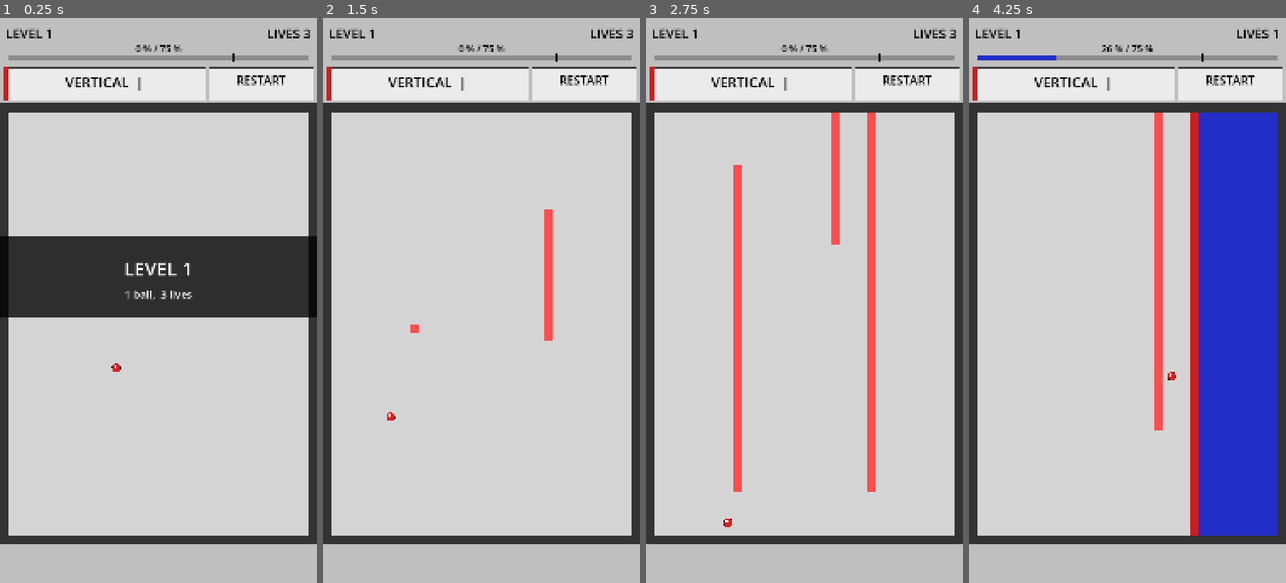
Above: before the commit, frames 1-4 (left to right).
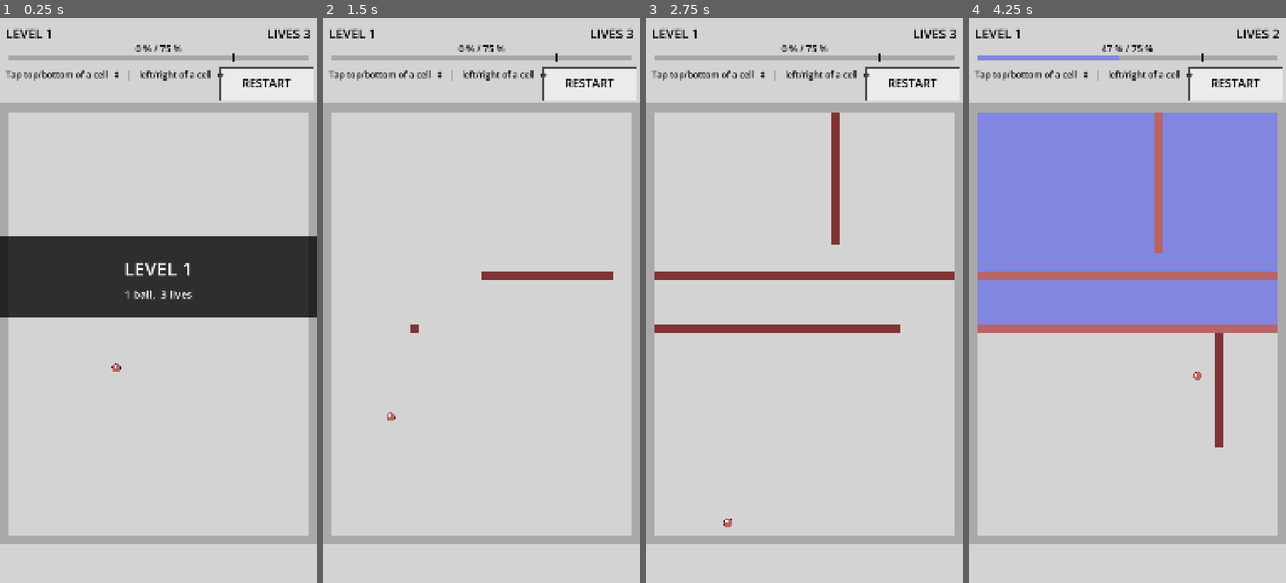
Above: after the commit, the same moments.

Repository: Matswm86/jezzball
Game: Godot game, scene res://scenes/Game.tscn
Same seed, same stepped clock (60 frames per second), same inputs: the game is played once before the commit and once after it.
Inputs (mouse positions are in pixels of both pictures, inside the frame that each line leads up to):
- Up to frame 1 (0.25 s): no input
- Up to frame 2 (1.5 s): tap Enter at 0.5 s; move the mouse to (551, 272) at 0.52 s; click (551, 272) at 0.67 s; move the mouse to (418, 328) at 1.27 s; click (418, 328) at 1.42 s
- Up to frame 3 (2.75 s): move the mouse to (836, 176) at 2.02 s; click (836, 176) at 2.17 s
- Up to frame 4 (4.25 s): move the mouse to (1111, 413) at 2.77 s; click (1111, 413) at 2.92 s; move the mouse to (1222, 385) at 3.52 s; click (1222, 385) at 3.67 s

The runs differ from the first frame. In frame 1, 9.5% of the frame differs, in the area x 0-100%, y 6-94%; in frame 2, 11%; in frame 3, 16%; in frame 4, 57%, in the area x 0-100%, y 2-94%.

Commit message:
v0.9: gesture-only direction (cell-position tap), faded palette, no toggle
User confirmed gameplay improvements but pushed back on:
1. Toggle button (still wanted gesture-only "by touch")
2. Toggle didn't work (whatever I shipped was unresponsive on their phone)
3. Colors still wrong (need the faded Win3 port palette)

This commit removes the toggle entirely and uses a different gesture pattern
that requires no class state, no _input restructure, no new typed vars (the
likely culprits behind v0.4 / v0.7 / v0.8 white-screens):

  TAP TOP/BOTTOM STRIP OF A CELL  →  VERTICAL wall
  TAP LEFT/RIGHT STRIP OF A CELL  →  HORIZONTAL wall

Implementation: in _input field-tap branch, compute |dx|/|dy| of tap point
from cell center; bigger axis sets orient_vertical. Single in-place change,
no other code touched. Toggle button + lbl_orient + btn_toggle_flash all
deleted. Hint label across the control row tells the user how it works.

Palette restored to the user-provided faded hex codes:
  background  #D3D3D3 lightGray
  border/grid #A9A9A9 darkGray
  walls       #B86566 fadedRed (completed) / darker red (growing tip)
  capture     #8187DE fadedBlue
  atom        red base + white checker pattern

Co-Authored-By: Claude Opus 4.7 (1M context) <noreply@anthropic.com>

Diff:
--- a/scripts/Game.gd
+++ b/scripts/Game.gd
@@ -14,22 +14,23 @@
 const FIELD_W := COLS * CELL           # 1080
 const FIELD_H := ROWS * CELL           # 1500
 
-# Saturated palette closer to the actual Windows 3.x JezzBall look.
-const COL_BG := Color(0.75, 0.75, 0.75)        # Win3 face gray (#BFBFBF)
-const COL_FIELD := Color(0.83, 0.83, 0.83)     # field interior, slightly lighter
-const COL_BORDER := Color(0.20, 0.20, 0.20)    # near-black field border
-const COL_WALL := Color(0.80, 0.12, 0.12)      # saturated RED for completed walls
-const COL_BUILDING := Color(1.00, 0.30, 0.30)  # bright red for the growing tip
-const COL_CAPTURED := Color(0.13, 0.18, 0.78)  # saturated BLUE capture fill
-const COL_CAP_HATCH := Color(0.20, 0.30, 0.95) # lighter blue for hatch lines
-const COL_BALL := Color(0.86, 0.13, 0.13)      # red atom
-const COL_BALL_DOT := Color(1.0, 1.0, 1.0)     # single white highlight
-const COL_BALL_OUTLINE := Color(0.10, 0.0, 0.0)
+# Faded Win3 JezzBall palette using the user-provided hex codes:
+# lightGray #D3D3D3, darkGray #A9A9A9, fadedRed #B86566, fadedBlue #8187DE.
+const COL_BG := Color(0.827, 0.827, 0.827)     # #D3D3D3 lightGray (field + HUD bg)
+const COL_FIELD := Color(0.827, 0.827, 0.827)  # field interior matches bg
+const COL_BORDER := Color(0.663, 0.663, 0.663) # #A9A9A9 darkGray border + grid
+const COL_WALL := Color(0.722, 0.396, 0.400)   # #B86566 fadedRed completed wall
+const COL_BUILDING := Color(0.50, 0.20, 0.20)  # darker red for growing tip
+const COL_CAPTURED := Color(0.506, 0.529, 0.871) # #8187DE fadedBlue capture fill
+const COL_BALL := Color(0.722, 0.396, 0.400)   # red atom matches wall color
+const COL_BALL_DOT := Color(1.0, 1.0, 1.0)     # white checker highlight
+const COL_BALL_OUTLINE := Color(0.20, 0.05, 0.05)
 const COL_TEXT := Color(0.0, 0.0, 0.0)
 const COL_BTN := Color(0.92, 0.92, 0.92)
+const COL_BTN_HL := Color(0.506, 0.529, 0.871) # active button = fadedBlue
 const COL_BTN_PRESSED := Color(0.74, 0.74, 0.74)
-const COL_BTN_BORDER := Color(0.25, 0.25, 0.25)
-const COL_BAR_BG := Color(0.55, 0.55, 0.55)
+const COL_BTN_BORDER := Color(0.30, 0.30, 0.30)
+const COL_BAR_BG := Color(0.66, 0.66, 0.66)
 
 const BALL_RADIUS := 14.0
 const BALL_SPEED := 440.0
@@ -51,32 +52,29 @@
 var play_total := 0
 var state: int = GameState.PLAYING
 var intro_timer := 0.0
-var btn_toggle_flash := 0.0
 var btn_restart_flash := 0.0
 
 var lbl_level: Label
 var lbl_lives: Label
 var lbl_pct: Label
-var lbl_orient: Label
+var lbl_hint: Label
 var lbl_restart: Label
 var lbl_overlay_title: Label
 var lbl_overlay_sub: Label
 var overlay_box: ColorRect
 
-# Control button rects, computed once in _ready.
-var rect_toggle: Rect2
+# Single RESTART button rect. Wall direction is determined by where in the cell
+# the user taps (top/bottom strip = vertical, left/right strip = horizontal).
 var rect_restart: Rect2
 
 func _ready() -> void:
 	randomize()
-	# Toggle takes 66%, Restart takes 33% of the control row.
+	# Restart button on the right side of the control row.
 	var pad := 12.0
 	var ctrl_top := HUD_H + 8
 	var ctrl_h := CTRL_H - 16
-	var toggle_w := (FIELD_W - 3 * pad) * 0.66
-	var restart_w := (FIELD_W - 3 * pad) - toggle_w
-	rect_toggle = Rect2(pad, ctrl_top, toggle_w, ctrl_h)
-	rect_restart = Rect2(pad + toggle_w + pad, ctrl_top, restart_w, ctrl_h)
+	var btn_w := 320.0
+	rect_restart = Rect2(FIELD_W - btn_w - pad, ctrl_top, btn_w, ctrl_h)
 	_build_ui()
 	_start_level(1)
 
@@ -97,9 +95,10 @@
 	lbl_lives = _make_label(Vector2(FIELD_W - 520, 18), 500, 44, HORIZONTAL_ALIGNMENT_RIGHT)
 	# HUD bottom row: percent text centered above progress bar
 	lbl_pct = _make_label(Vector2(0, 78), FIELD_W, 32, HORIZONTAL_ALIGNMENT_CENTER)
-	# Toggle and restart button labels
-	lbl_orient = _make_label(rect_toggle.position + Vector2(0, 12), rect_toggle.size.x, 48, HORIZONTAL_ALIGNMENT_CENTER)
-	lbl_restart = _make_label(rect_restart.position + Vector2(0, 12), rect_restart.size.x, 40, HORIZONTAL_ALIGNMENT_CENTER)
+	# Hint label across the left of the control row + RESTART button on the right.
+	lbl_hint = _make_label(Vector2(20, HUD_H + 8), FIELD_W - rect_restart.size.x - 60, 30, HORIZONTAL_ALIGNMENT_LEFT)
+	lbl_hint.text = "Tap top/bottom of a cell  ↕   |   left/right of a cell  ↔"
+	lbl_restart = _make_label(rect_restart.position + Vector2(0, 22), rect_restart.size.x, 40, HORIZONTAL_ALIGNMENT_CENTER)
 	lbl_restart.text = "RESTART"
 	# Overlay backdrop + title/sub labels
 	overlay_box = ColorRect.new()
@@ -158,8 +157,6 @@
 			_update_balls(delta)
 			_check_wall_hits()
 			_check_win()
-	if btn_toggle_flash > 0.0:
-		btn_toggle_flash = max(0.0, btn_toggle_flash - delta * 4.0)
 	if btn_restart_flash > 0.0:
 		btn_restart_flash = max(0.0, btn_restart_flash - delta * 4.0)
 	_refresh_ui()
@@ -174,7 +171,6 @@
 	if play_total > 0:
 		pct = int(round(float(captured) / float(play_total) * 100.0))
 	lbl_pct.text = "%d %% / %d %%" % [pct, int(TARGET * 100)]
-	lbl_orient.text = ("VERTICAL  |" if orient_vertical else "HORIZONTAL  =")
 	var show_overlay := false
 	var t_text := ""
 	var s_text := ""
@@ -375,23 +371,26 @@
 		_start_level(level)
 		return
 
-	# Top-mounted control row first.
-	if rect_toggle.has_point(p):
-		orient_vertical = !orient_vertical
-		btn_toggle_flash = 0.25
-		queue_redraw()
-		return
+	# Restart button.
 	if rect_restart.has_point(p):
 		btn_restart_flash = 0.25
 		_start_level(level)
 		return
 
-	# Otherwise treat as a wall-start tap inside the field.
+	# Field tap. Direction comes from WHERE within the cell the finger landed:
+	# - taps in the top or bottom strip of the cell → VERTICAL wall
+	# - taps in the left or right strip of the cell → HORIZONTAL wall
+	# Computed from |dx_from_center| vs |dy_from_center|.
 	if p.y >= FIELD_Y and p.y < FIELD_Y + FIELD_H and p.x >= FIELD_X and p.x < FIELD_X + FIELD_W:
 		var cx := int((p.x - FIELD_X) / CELL)
 		var cy := int((p.y - FIELD_Y) / CELL)
 		if cx >= 1 and cx < COLS - 1 and cy >= 1 and cy < ROWS - 1:
 			if grid[cx][cy] == CellState.EMPTY:
+				var ox := p.x - (FIELD_X + cx * CELL + CELL * 0.5)
+				var oy := p.y - (FIELD_Y + cy * CELL + CELL * 0.5)
+				var ax := ox if ox >= 0.0 else -ox
+				var ay := oy if oy >= 0.0 else -oy
+				orient_vertical = ay >= ax
 				_start_wall(cx, cy)
 
 func _start_wall(cx: int, cy: int) -> void:
@@ -428,15 +427,7 @@
 	draw_line(Vector2(target_x, bar_y - 6), Vector2(target_x, bar_y + 28), COL_TEXT, 3)
 
 func _draw_controls() -> void:
-	# Toggle button.
-	var tcol := COL_BTN_PRESSED if btn_toggle_flash > 0.0 else COL_BTN
-	draw_rect(rect_toggle, tcol, true)
-	draw_rect(rect_toggle, COL_BTN_BORDER, false, 4)
-	# Mode-color stripe down the left edge of the button so you can see the
-	# current orientation at a glance even before reading the label.
-	var stripe := Rect2(rect_toggle.position + Vector2(0, 0), Vector2(14, rect_toggle.size.y))
-	draw_rect(stripe, COL_WALL if orient_vertical else COL_CAPTURED, true)
-	# Restart button.
+	# Restart button only — orientation chosen by tap position inside the cell.
 	var rcol := COL_BTN_PRESSED if btn_restart_flash > 0.0 else COL_BTN
 	draw_rect(rect_restart, rcol, true)
 	draw_rect(rect_restart, COL_BTN_BORDER, false, 4)
